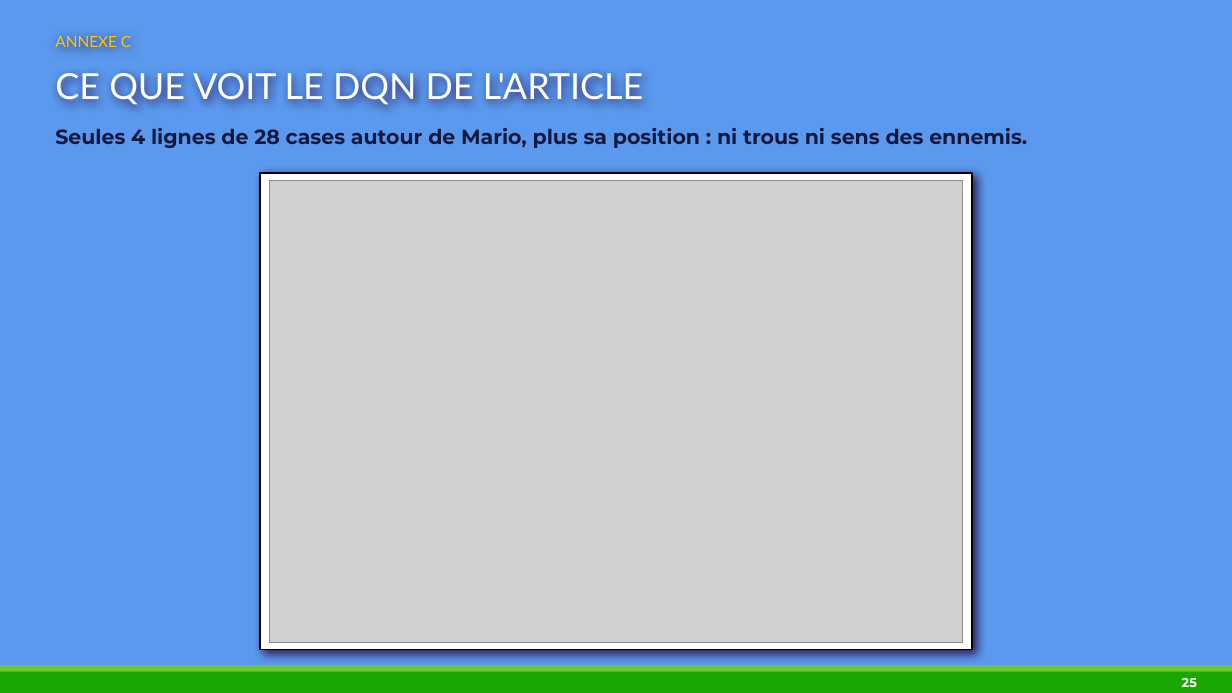
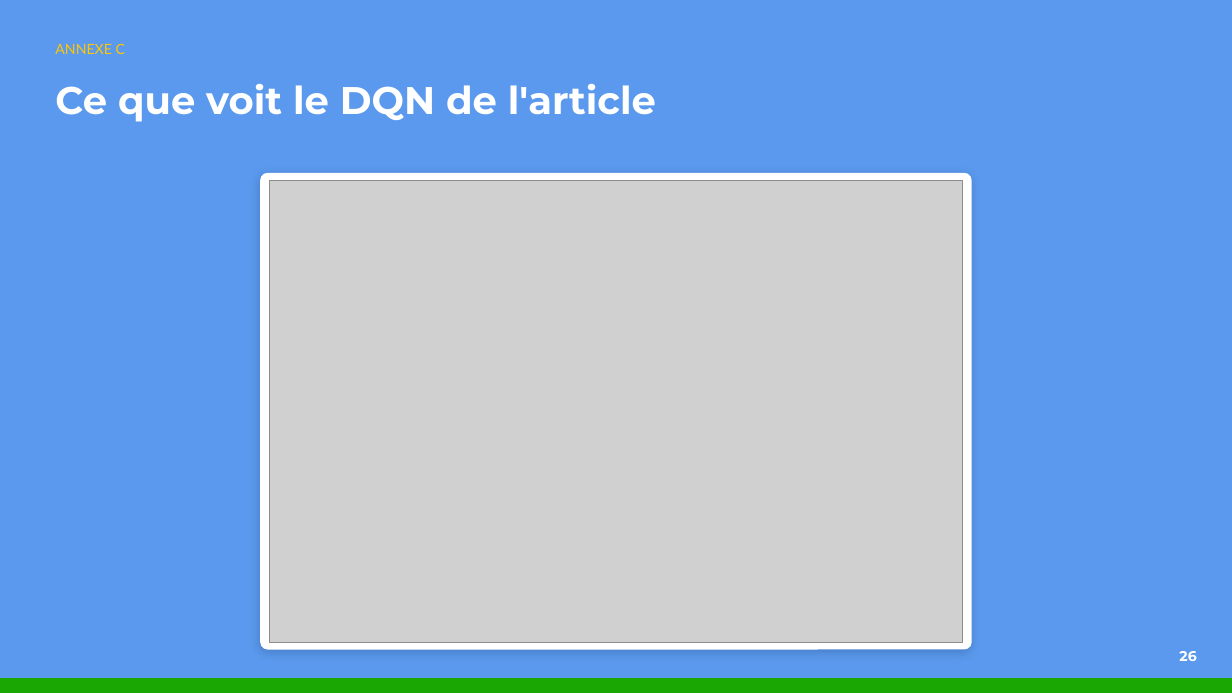
Before and after one commit to EwenBourgeat/MarioRL_FinalWork, a slide deck: slide 26 of docs/oral/Oral_RL_Mario.pptx (slide 25 before the commit). Drawn at 1232x693 pixels with LibreOffice and Linux fonts; fonts in the diff are those of the drawing; grey boxes stand for pictures. Boxes give left, top, right and bottom in pixels: in the first picture for what was removed or moved away, otherwise in the second. Text is boxed around its words. In the diff, an @@ line names an element or a change of style, - is before the commit and + after.

```diff
--- a/docs/oral/Oral_RL_Mario.pptx
+++ b/docs/oral/Oral_RL_Mario.pptx
@@ text "ANNEXE C" moved from (x1=55, y1=36, x2=131, y2=47) to (x1=55, y1=43, x2=125, y2=54) @@
@@ text "ANNEXE C" at (x1=55, y1=43, x2=125, y2=54): size 12 to 11 pt @@
@@ text at (x1=55, y1=83, x2=656, y2=122): text changed; size 28 to 30 pt; font Lato to Montserrat; bold on @@
-CE QUE VOIT LE DQN DE L'ARTICLE
+Ce que voit le DQN de l'article
@@ text removed at (x1=55, y1=128, x2=1027, y2=148) @@
-Seules 4 lignes de 28 cases autour de Mario, plus sa position : ni trous ni sens des ennemis.
@@ rectangle removed at (x1=261, y1=173, x2=972, y2=650) @@
@@ rounded rectangle added at (x1=261, y1=173, x2=972, y2=650), fill #FFFFFF @@
@@ text added at (x1=1179, y1=651, x2=1196, y2=661), 11 pt, text #FFFFFF, bold @@
+26
@@ rectangle resized from (x1=0, y1=672, x2=1232, y2=693) to (x1=0, y1=678, x2=1232, y2=693) @@
@@ rectangle removed at (x1=0, y1=665, x2=1232, y2=672) @@
@@ text removed at (x1=1182, y1=678, x2=1197, y2=687) @@
-25
```
Also in this commit, not shown: 15 other slides changed, 6 slides added, 5 slides removed, 4 other files.
